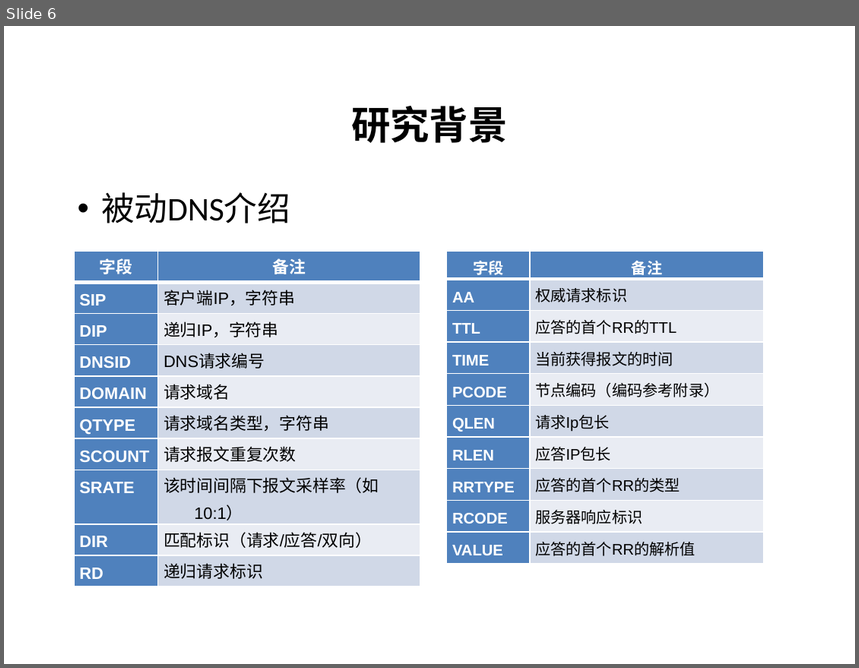
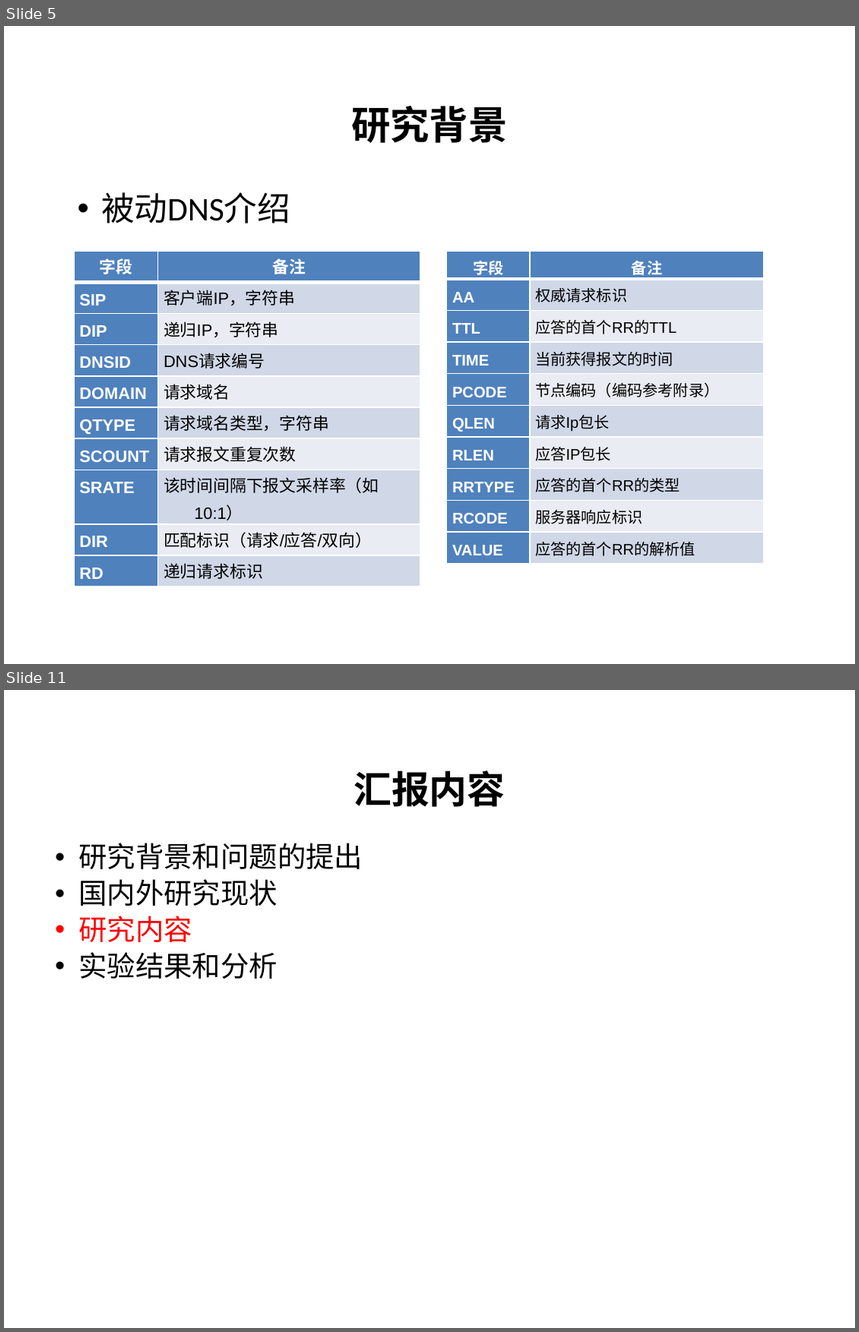
Before and after one commit to pDeathlok/GraduationDesign, a slide deck: 毕业设计_word/最终/恶意域名检测技术研究_答辩.pptx. Shown one above the other, each under a label of ours: slide 6 before the commit, slides 5 and 11 after it; the slides between them are not shown. The pictures are 859x668 and 859x1332 pixels, drawn with LibreOffice and Linux fonts; fonts in the diff are those of the drawing; background and template pictures are left out. Boxes give left, top, right and bottom in pixels: in the first picture for what was removed or moved away, otherwise in the second. Text is boxed around its words. In the diff, an @@ line names an element or a change of style, - is before the commit and + after.

```diff
--- a/毕业设计_word/最终/恶意域名检测技术研究_答辩.pptx
+++ b/毕业设计_word/最终/恶意域名检测技术研究_答辩.pptx
@@ slide 11 added at [4, 690, 855, 1328], background #FFFFFF @@
@@ title added at [354, 771, 505, 807], 32 pt, text #000000, bold @@
+汇报内容
@@ text added at [79, 843, 363, 979], 24 pt, text #000000 @@
+• 研究背景和问题的提出
+• 国内外研究现状
+• 研究内容
+• 实验结果和分析
@@ what was slide 6 is now slide 5 @@
```
Also in this commit, not shown: 5 slides changed, 37 other slides added, 15 slides removed, 3 other files.
